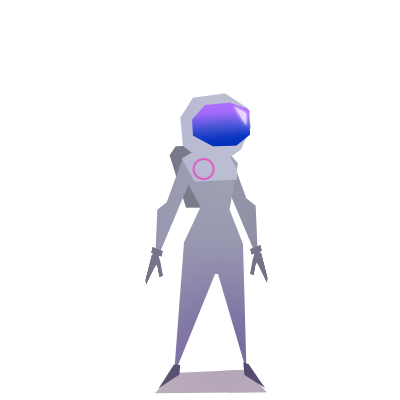
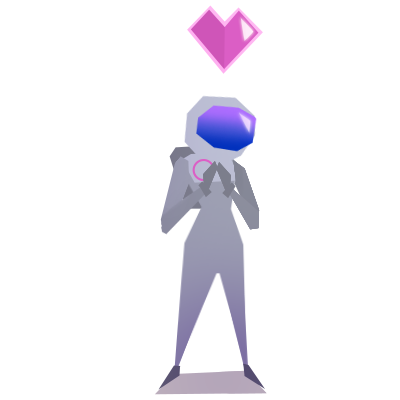
Two versions of the same layered image (400 x 400). Layer-by-layer changes:
added layer "Layer 28 copy 2" (multiply) above "Group 3" over [145, 39, 268, 395]
renamed "Group 1" to "W_astro heart", showed the group it (32 layers) over [145, 5, 268, 395]
moved "Layer 28" into group "W_astro" over [145, 30, 268, 395]
hid group "W_astro" (2nd of 2, in "W_astro") (17 layers), moved it into group "W_astro" over [145, 65, 268, 394]
